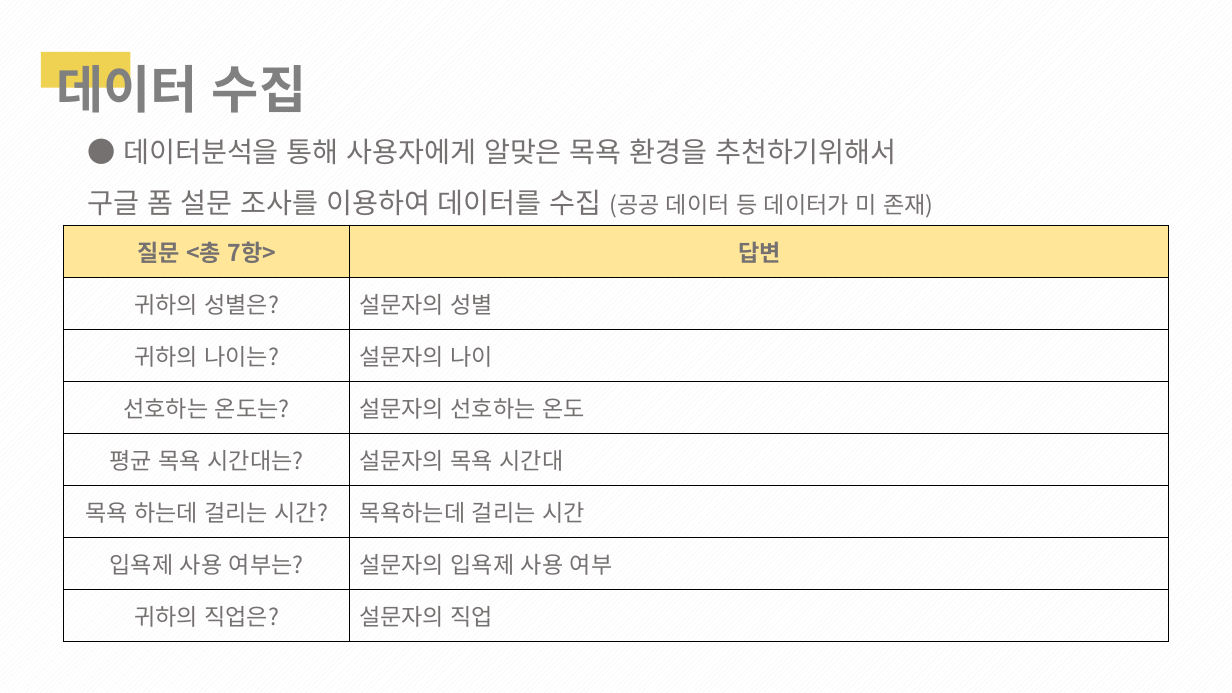
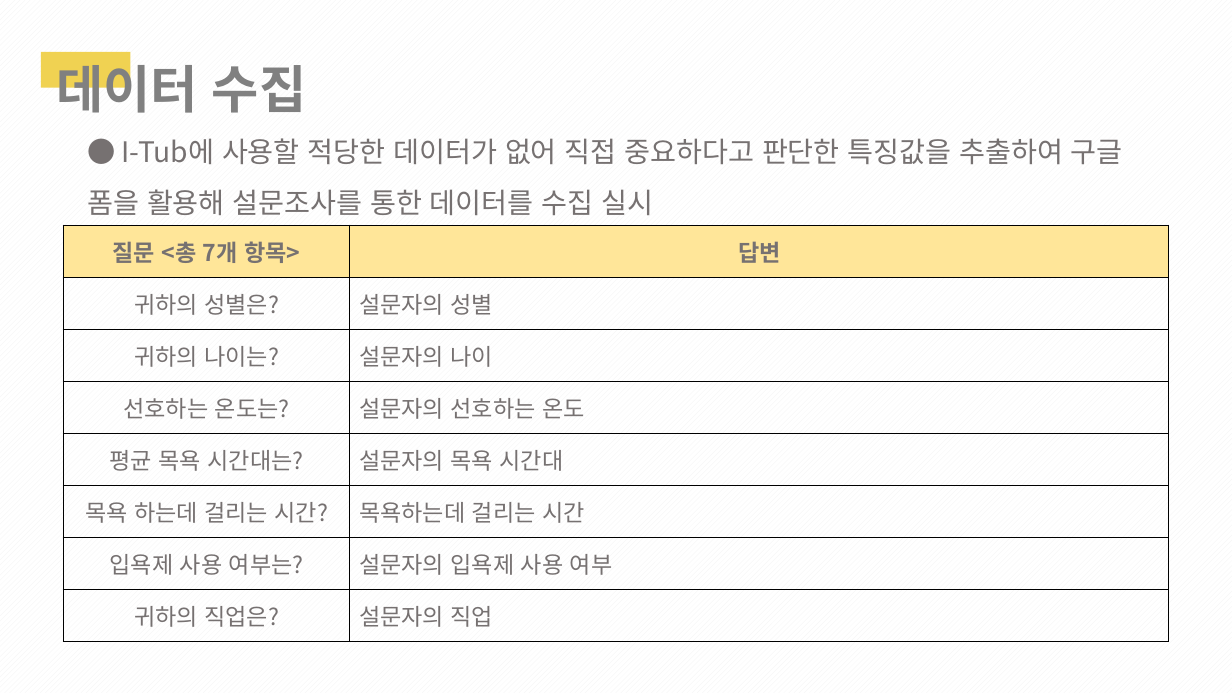
Before and after one commit to 1team-CapstonDesign1/weekly_Report, a slide deck: slide 11 of Week_11/1조_11주차_cd_발표PPT.pptx. Drawn at 1232x693 pixels with LibreOffice and Linux fonts; fonts in the diff are those of the drawing. Boxes give left, top, right and bottom in pixels: in the first picture for what was removed or moved away, otherwise in the second. Text is boxed around its words. In the diff, an @@ line names an element or a change of style, - is before the commit and + after.

```diff
--- a/Week_11/1조_11주차_cd_발표PPT.pptx
+++ b/Week_11/1조_11주차_cd_발표PPT.pptx
@@ text at (x1=87, y1=138, x2=1123, y2=215): text changed @@
-● 데이터분석을 통해 사용자에게 알맞은 목욕 환경을 추천하기위해서
-구글 폼 설문 조사를 이용하여 데이터를 수집 (공공 데이터 등 데이터가 미 존재)
+● I-Tub에 사용할 적당한 데이터가 없어 직접 중요하다고 판단한 특징값을 추출하여 구글 폼을 활용해 설문조사를 통한 데이터를 수집 실시
@@ table at (x1=63, y1=226, x2=1168, y2=641) @@
-row 1, column 1: 질문 <총 7항>
+row 1, column 1: 질문 <총 7개 항목>
```
Also in this commit, not shown: 21 other slides changed, 3 slides added, 1 slide removed.
